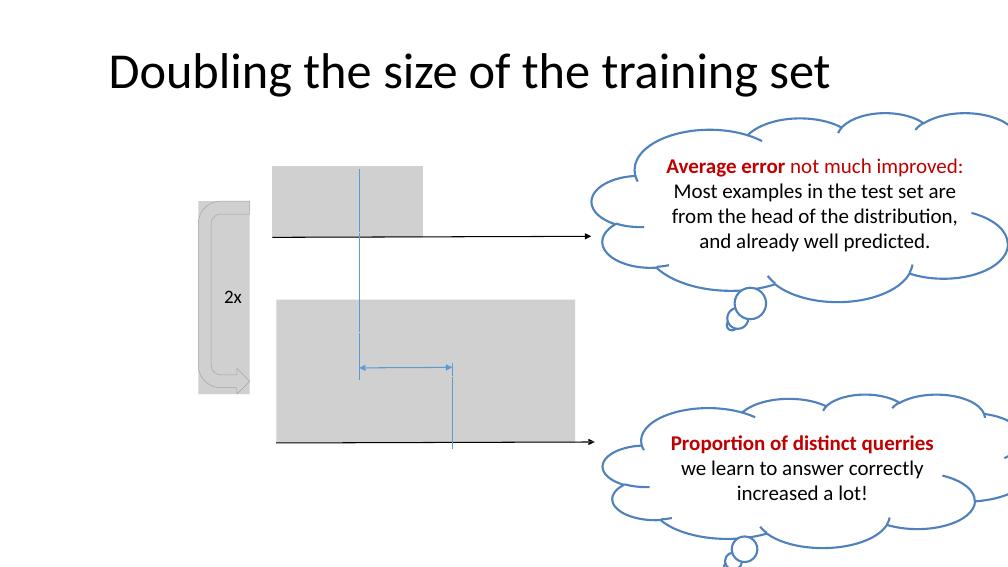
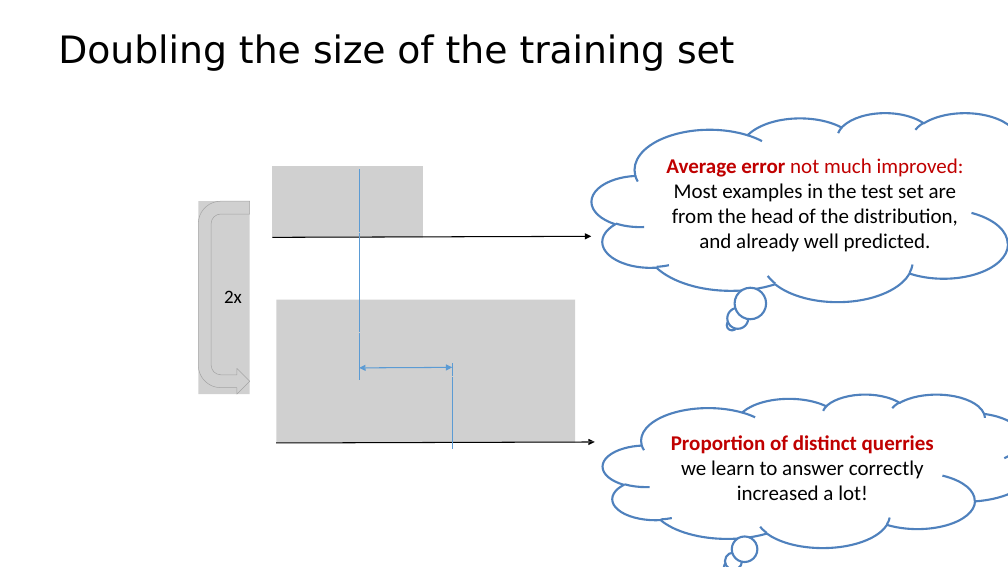
Before and after one commit to criteo-research/master-iasd, a slide deck: slide 27 of module3/session1/class1-part1-introduction.pptx (slide 29 before the commit). Drawn at 1008x567 pixels with LibreOffice and Linux fonts; fonts in the diff are those of the drawing; grey boxes stand for pictures. Boxes give left, top, right and bottom in pixels: in the first picture for what was removed or moved away, otherwise in the second. Text is boxed around its words. In the diff, an @@ line names an element or a change of style, - is before the commit and + after.

```diff
--- a/module3/session1/class1-part1-introduction.pptx
+++ b/module3/session1/class1-part1-introduction.pptx
@@ text "Doubling the size of the ...": place and size @@
-text "Doubling the size of the ..." at bbox=[109, 53, 830, 97]
+text "Doubling the size of the ..." at bbox=[58, 34, 734, 71]
@@ text "Doubling the size of the ..." at bbox=[58, 34, 734, 71]: size 48 to 36 pt, font Calibri to DejaVu Sans; indent changed; line spacing 1 to 0.9; less space between paragraphs @@
```
Also in this commit, not shown: 8 other slides changed, 10 slides added, 14 slides removed, 3 other files.
